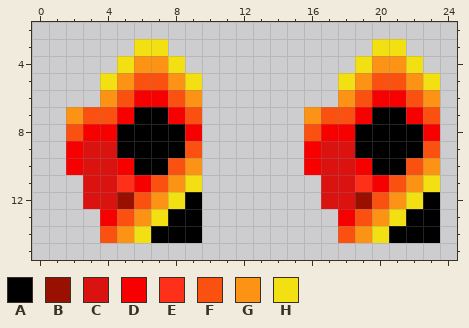
One commit to this pixel-art sprite: skyhighheroes/assets/skyhighheroes/textures/heroes/grand/grand_stelar_singularity_left_lights.png. The picture above is the old version.
The file is 32x32 pixels. Shown: x 0..24, y 2..15.
Palette (. is transparent): A #000000  B #990f00  C #db1310  D #f60000  E #ff3019  F #fa5010  G #fd9314  H #f2e013
After:
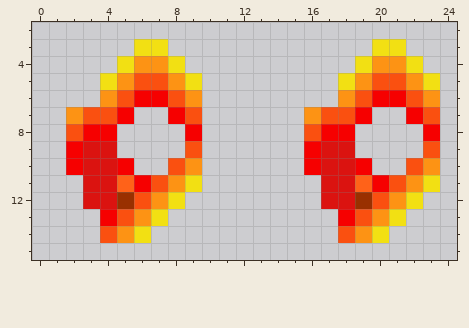
From old to new:
Colour B changes from #990f00 to #993000.
Colour E changes from #ff3019 to #ff6219.
Colour A is removed in row 7 at x 6 to 7 and 20 to 21; in rows 8 to 9 at x 5 to 8 and 19 to 22; in row 10 at x 6 to 7 and 20 to 21; in row 12 at x 9 and 23; in row 13 at x 8 to 9 and 22 to 23; in row 14 at x 7 to 9 and 21 to 23.
Where, in picture pixels (left, top, right, bottom), the same in both pictures:
changed: (117, 107, 202, 243)
changed: (355, 107, 440, 243)
